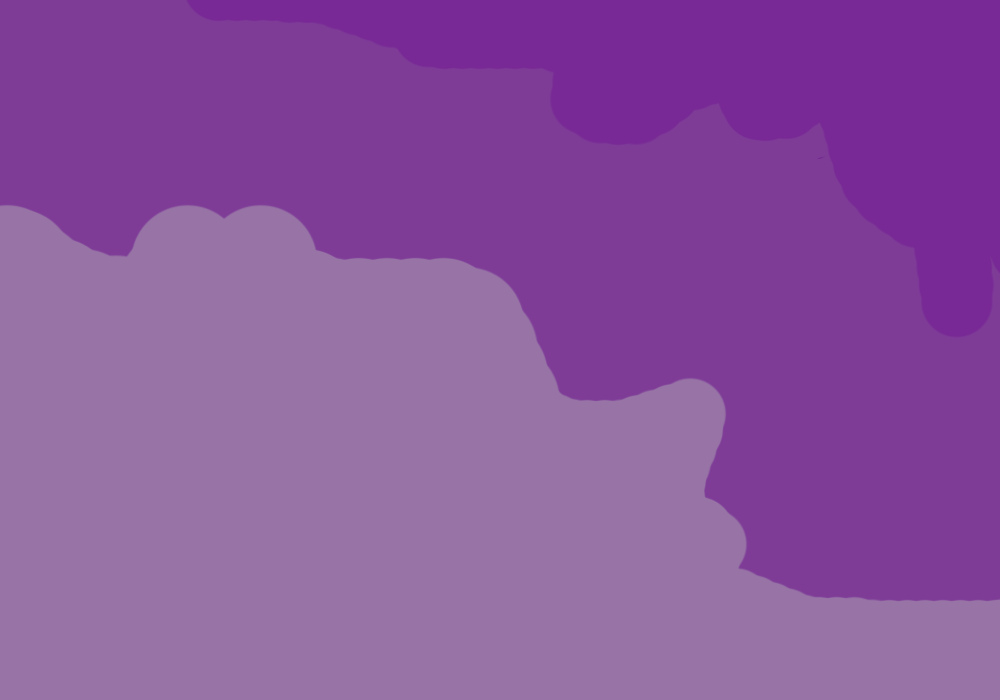
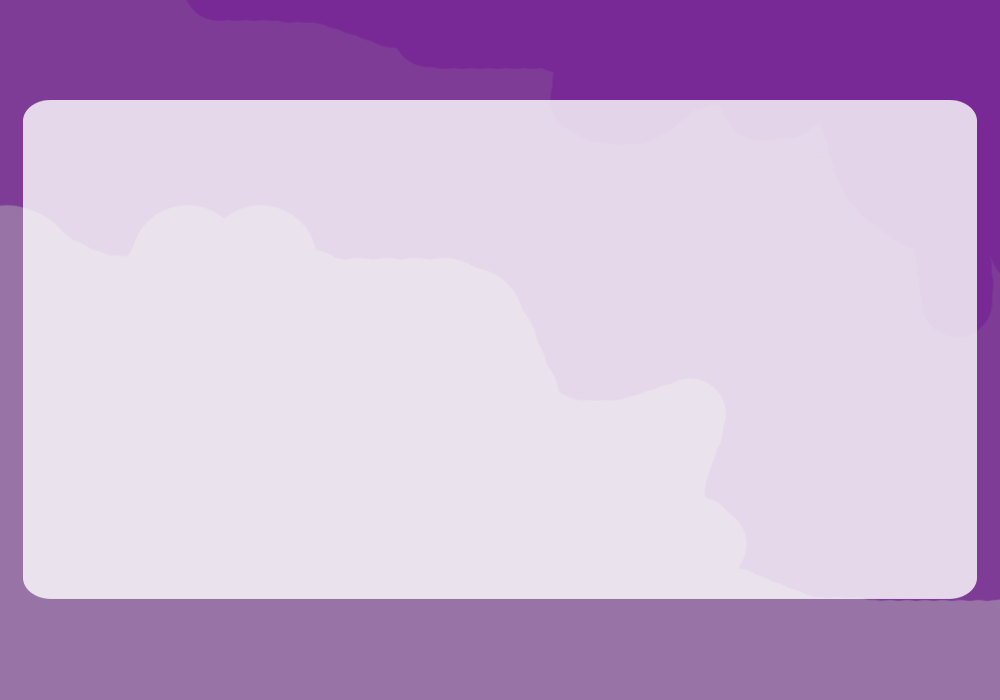
Layer changes from the first 1000×700 image to the second:
added layer "레이어 2" (80%) above "레이어 1" over [23, 100, 977, 599]
